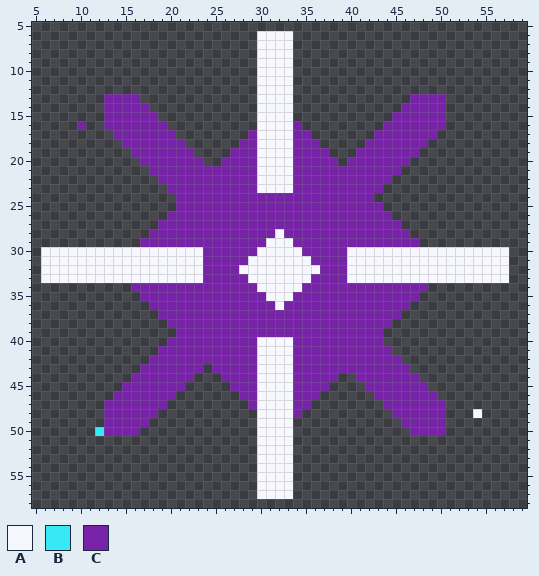
Pixel-art file -- game/assets/source/original_procedural/impact_burst.aseprite. Above is the file before it was changed.
64x64 pixels, 1 frame. Shown: x 5..59, y 5..58.
Palette (. is transparent): A #f6f7ff  B #37e8f5  C #7623a8
Pixels before (only the part around the change), first column x 7:
 8 .......................AAAA.......................
 9 .......................AAAA.......................
10 .......................AAAA.......................
11 .......................AAAA.......................
12 .......................AAAA.......................
13 ......CCCC.............AAAA.............CCCC......
14 ......CCCCC............AAAA............CCCCC......
15 ......CCCCCC...........AAAA...........CCCCCC......
16 ...C..CCCCCCC..........AAAAC.........CCCCCCC......
17 .......CCCCCCC........CAAAACC.......CCCCCCC.......
18 ........CCCCCCC......CCAAAACCC.....CCCCCCC........
19 .........CCCCCCC....CCCAAAACCCC...CCCCCCC.........
20 ..........CCCCCCC..CCCCAAAACCCCC.CCCCCCC..........
21 ...........CCCCCCCCCCCCAAAACCCCCCCCCCCC...........
22 ............CCCCCCCCCCCAAAACCCCCCCCCCC............
23 .............CCCCCCCCCCAAAACCCCCCCCCC.............
24 ..............CCCCCCCCCCCCCCCCCCCCCC..............
25 ..............CCCCCCCCCCCCCCCCCCCCCCC.............
26 .............CCCCCCCCCCCCCCCCCCCCCCCCC............
27 ............CCCCCCCCCCCCCCCCCCCCCCCCCCC...........
28 ...........CCCCCCCCCCCCCCACCCCCCCCCCCCCC..........
29 ..........CCCCCCCCCCCCCCAAACCCCCCCCCCCCCC.........
30 AAAAAAAAAAAAAAAAACCCCCCAAAAACCCCCAAAAAAAAAAAAAAAAA
31 AAAAAAAAAAAAAAAAACCCCCAAAAAAACCCCAAAAAAAAAAAAAAAAA
32 AAAAAAAAAAAAAAAAACCCCAAAAAAAAACCCAAAAAAAAAAAAAAAAA
33 AAAAAAAAAAAAAAAAACCCCCAAAAAAACCCCAAAAAAAAAAAAAAAAA
34 .........CCCCCCCCCCCCCCAAAAACCCCCCCCCCCCCC........
35 ..........CCCCCCCCCCCCCCAAACCCCCCCCCCCCCC.........
36 ...........CCCCCCCCCCCCCCACCCCCCCCCCCCCC..........
37 ............CCCCCCCCCCCCCCCCCCCCCCCCCCC...........
38 .............CCCCCCCCCCCCCCCCCCCCCCCCC............
39 ..............CCCCCCCCCCCCCCCCCCCCCCC.............
40 .............CCCCCCCCCCAAAACCCCCCCCCC.............
41 ............CCCCCCCCCCCAAAACCCCCCCCCCC............
42 ...........CCCCCCCCCCCCAAAACCCCCCCCCCCC...........
43 ..........CCCCCCC.CCCCCAAAACCCCCCCCCCCCC..........
44 .........CCCCCCC...CCCCAAAACCCCC..CCCCCCC.........
45 ........CCCCCCC.....CCCAAAACCCC....CCCCCCC........
46 .......CCCCCCC.......CCAAAACCC......CCCCCCC.......
47 ......CCCCCCC.........CAAAACC........CCCCCCC......
48 ......CCCCCC...........AAAAC..........CCCCCC...A..
49 ......CCCCC............AAAA............CCCCC......
50 .....BCCCC.............AAAA.............CCCC......
51 .......................AAAA.......................
The same view after the edit:
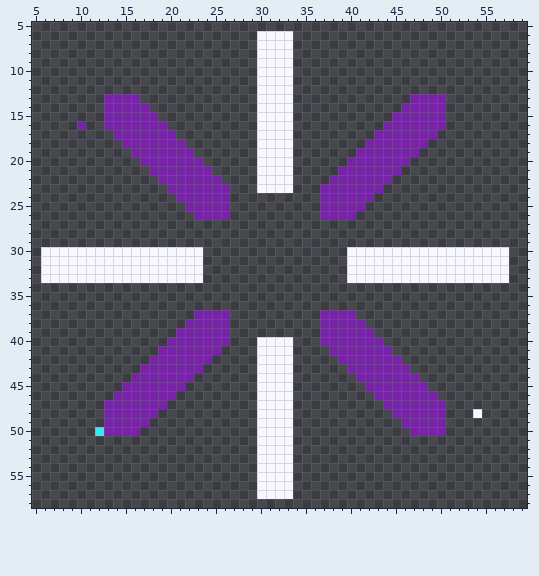
Edits made:
Colour A is removed in row 28 at x 32; in row 29 at x 31 to 33; in row 30 at x 30 to 34; in row 31 at x 29 to 35; in row 32 at x 28 to 36; in row 33 at x 29 to 35.
Colour A is removed in row 34 at x 30 to 34; in row 35 at x 31 to 33; in row 36 at x 32.
Colour C is removed in row 16 at x 34; in row 17 at x 29 and 34 to 35; in row 18 at x 28 to 29 and 34 to 36; in row 19 at x 27 to 29 and 34 to 37; in row 20 at x 26 to 29 and 34 to 38; in row 21 at x 25 to 29 and 34 to 38.
Colour C is removed in row 22 at x 26 to 29 and 34 to 37; in row 23 at x 27 to 29 and 34 to 36; in row 24 at x 27 to 36; in row 25 at x 21, 27 to 36 and 42 to 43; in row 26 at x 20 to 22, 27 to 36 and 41 to 44; in row 27 at x 19 to 45.
Colour C is removed in row 28 at x 18 to 31 and 33 to 46; in row 29 at x 17 to 30 and 34 to 47; in row 30 at x 24 to 29 and 35 to 39; in row 31 at x 24 to 28 and 36 to 39; in row 32 at x 24 to 27 and 37 to 39; in row 33 at x 24 to 28 and 36 to 39.
Colour C is removed in row 34 at x 16 to 29 and 35 to 48; in row 35 at x 17 to 30 and 34 to 47; in row 36 at x 18 to 31 and 33 to 46; in row 37 at x 19 to 22, 27 to 36 and 41 to 45; in row 38 at x 20 to 21, 27 to 36 and 42 to 44; in row 39 at x 27 to 36 and 43.
Colour C is removed in row 40 at x 27 to 29 and 34 to 36; in row 41 at x 26 to 29 and 34 to 37; in row 42 at x 25 to 29 and 34 to 38; in row 43 at x 25 to 29 and 34 to 39; in row 44 at x 26 to 29 and 34 to 38; in row 45 at x 27 to 29 and 34 to 37.
Colour C is removed in row 46 at x 28 to 29 and 34 to 36; in row 47 at x 29 and 34 to 35; in row 48 at x 34.
